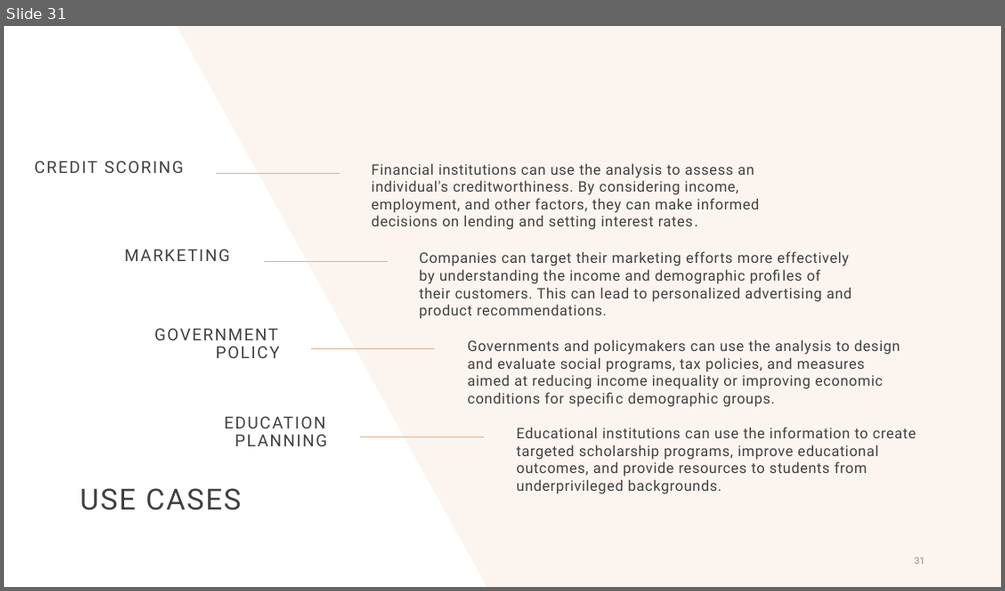
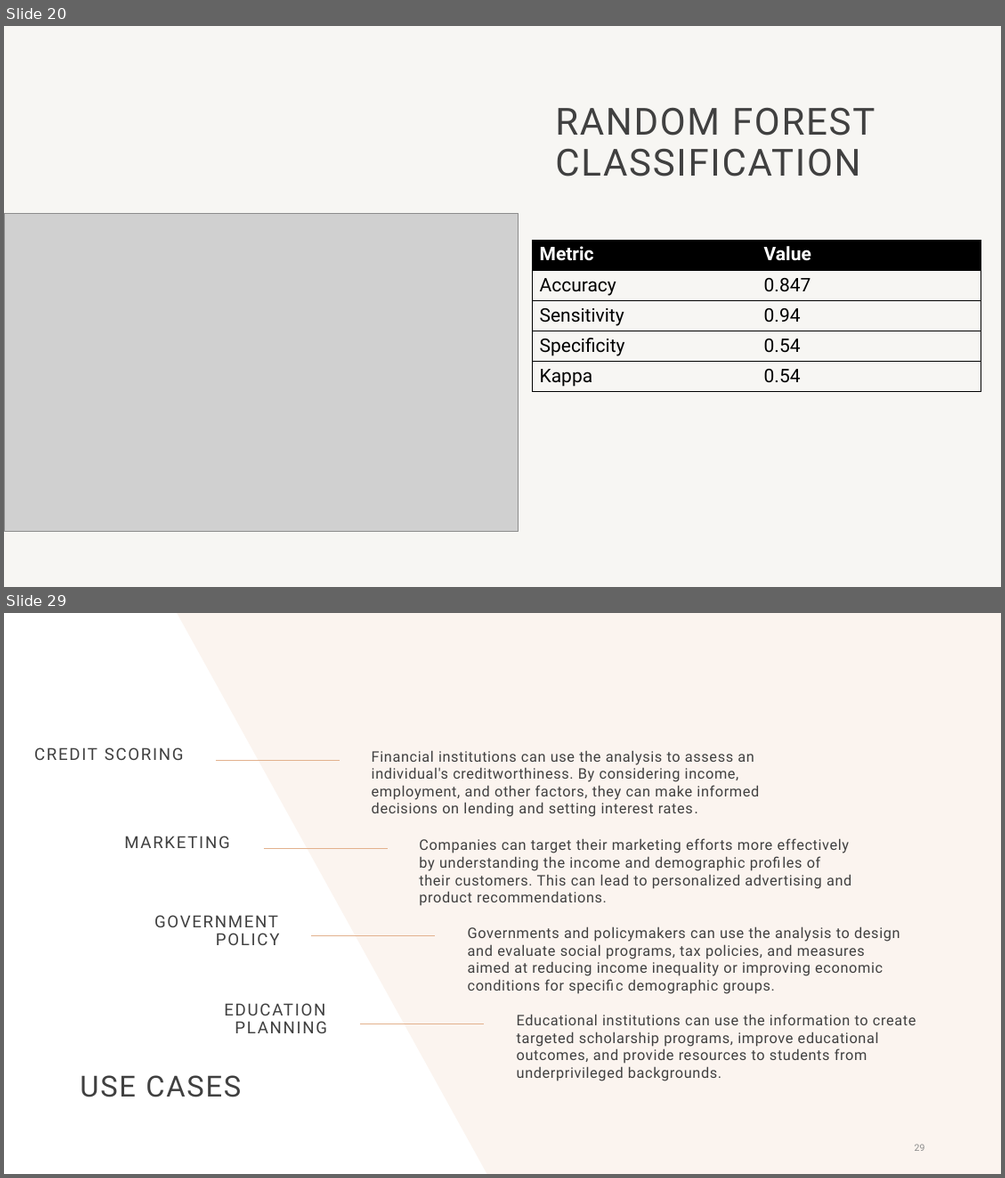
Before and after one commit to Hetansh-patel/Income-Prediction-With-R, a slide deck: R Project.pptx. Shown one above the other, each under a label of ours: slide 31 before the commit, slides 20 and 29 after it; the slides between them are not shown. The pictures are 1005x591 and 1005x1178 pixels, drawn with LibreOffice and Linux fonts; fonts in the diff are those of the drawing; grey boxes stand for pictures; background and template pictures are left out. Boxes give left, top, right and bottom in pixels: in the first picture for what was removed or moved away, otherwise in the second. Text is boxed around its words. In the diff, an @@ line names an element or a change of style, - is before the commit and + after.

```diff
--- a/R Project.pptx
+++ b/R Project.pptx
@@ slide 20 added at <box>4,26,1001,587</box>, background #F7F6F3 @@
@@ title added at <box>555,107,874,176</box>, 36 pt, text #404040 @@
+RANDOM FOREST CLASSIFICATION
@@ picture added at <box>4,214,518,531</box> @@
@@ table added at <box>532,240,980,392</box>, 5 rows, 2 columns @@
+Metric | Value
+Accuracy | 0.847
+Sensitivity | 0.94
+Specificity | 0.54
+Kappa | 0.54
@@ what was slide 31 is now slide 29 @@
@@ page number at <box>914,1143,925,1151</box>: text changed @@
-31
+29
```
Also in this commit, not shown: 9 slides changed, 10 other slides added, 13 slides removed.
